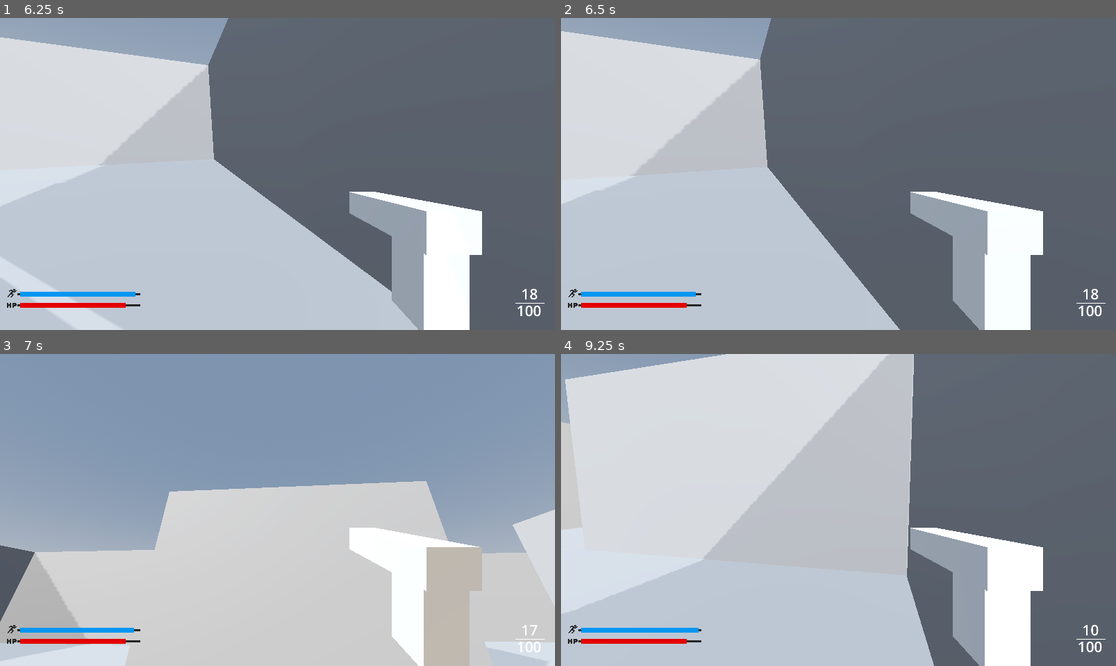
Above: before the commit, frames 1-4 (two rows, left to right).
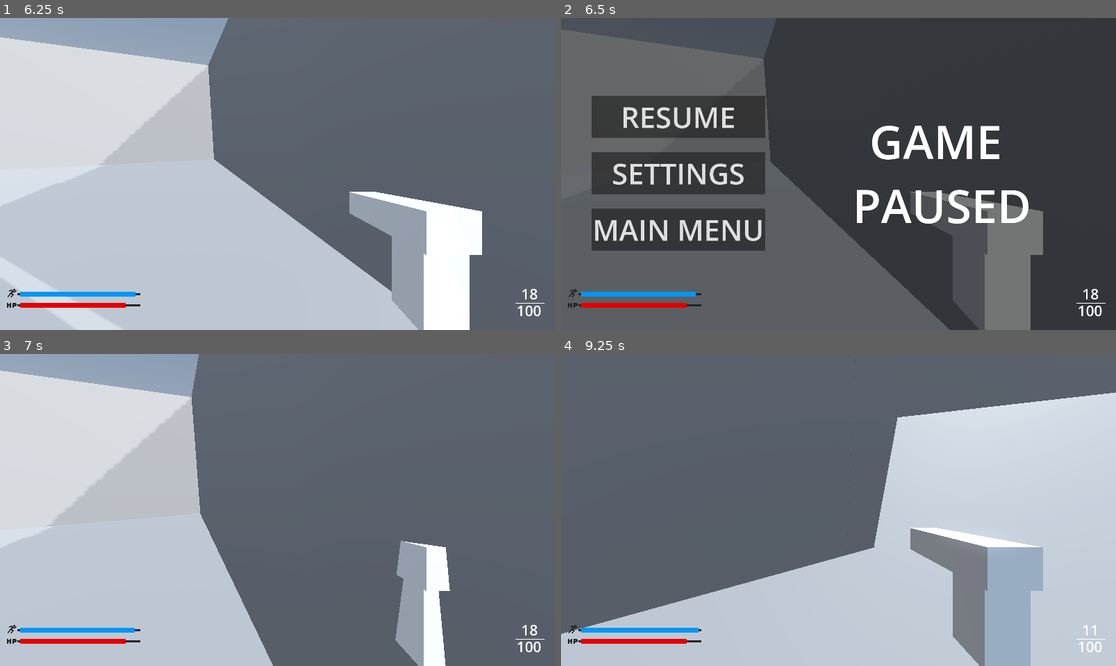
Above: after the commit, the same moments.

Repository: boltnzl/project-override
Game: Godot game, scene res://scenes/mainmenu.tscn
The game is run twice, just before and just after one commit, with the same random seed, the same clock (stepped at 60 frames per second) and the same inputs. Before the commit the project starts from res://scenes/main_menu.tscn.
Inputs (mouse positions are in pixels of both pictures, inside the frame that each line leads up to):
- Up to frame 1 (6.25 s): click "SETTINGS" at 0.5 s; click "PLAY" at 1.25 s; click "1" at 2 s; move the mouse to (305, 174) at 2.77 s; hold Shift (sprint) 2.78-3.53 s; hold W (up) from 2.78 s (still down); tap Space (jump) at 3.02, 3.05, 3.32, 3.6, 3.77, 4.07, 4.55, 5.27, 5.57, 6.02, 6.05 s; move the mouse to (249, 174) at 3.52 s; tap Shift (sprint) at 3.8, 5.1 s; move the mouse to (288, 167) at 4.27 s; press the mouse at (288, 167) at 4.28 s; move the mouse to (271, 180) at 5.02 s; release the mouse at (271, 180) at 5.03 s; move the mouse to (316, 177) at 5.77 s; hold Shift (sprint) from 5.78 s (still down)
- Up to frame 2 (6.5 s): keep holding W (up); keep holding Shift (sprint); tap Space (jump) at 6.32 s; tap Escape (escape, bound only after the commit) at 6.4 s
- Up to frame 3 (7 s): release W (up) at 6.5 s; release Shift (sprint) at 6.5 s; click (116, 453) at 6.5 s, where only the run after the commit has a clickable "RESUME"
- Up to frame 4 (9.25 s): move the mouse to (794, 506) at 7.27 s; hold W (up) 7.28-8.78 s; tap Space (jump) at 7.35, 7.52, 7.82, 8.3, 9.02 s; tap Shift (sprint) at 7.55, 8.85 s; move the mouse to (844, 510) at 8.02 s; press the mouse at (844, 510) at 8.03 s; move the mouse to (816, 503) at 8.77 s; release the mouse at (816, 503) at 8.78 s; hold D (right) from 8.78 s (still down)

Frame 1 is identical in both runs. In frame 2, 95% of the frame differs, in the area x 0-100%, y 0-100%; in frame 3, 83%; in frame 4, 76%.

Commit message:
pause menu finished

Diff:
--- a/project.godot
+++ b/project.godot
@@ -62,6 +62,11 @@
 "events": [Object(InputEventKey,"resource_local_to_scene":false,"resource_name":"","device":-1,"window_id":0,"alt_press …(192 unchanged characters)…
 ]
 }
+escape={
+"deadzone": 0.2,
+"events": [Object(InputEventKey,"resource_local_to_scene":false,"resource_name":"","device":-1,"window_id":0,"alt_pressed":false,"shift_pressed":false,"ctrl_pressed":false,"meta_pressed":false,"pressed":false,"keycode":0,"physical_keycode":4194305,"key_label":0,"unicode":0,"location":0,"echo":false,"script":null)
+]
+}
 
 [rendering]
 
--- a/scenes/main_menu.gd
+++ b/scenes/mainmenu.gd
@@ -1,11 +1,14 @@
 extends Control
+
 
 func _ready() -> void:
 	$HBoxContainer/VBoxContainer/Play.pressed.connect(_on_play_pressed)
 	$HBoxContainer/VBoxContainer/Quit.pressed.connect(_on_quit_pressed)
 
+
 func _on_play_pressed() -> void:
 	get_tree().change_scene_to_file("res://scenes/level_selector.tscn")
 
+
 func _on_quit_pressed() -> void:
 	get_tree().quit()
--- a/scenes/main_menu.tscn
+++ b/scenes/mainmenu.tscn
@@ -1,7 +1,7 @@
 [gd_scene load_steps=3 format=3 uid="uid://cn6rt7044je0n"]
 
-[ext_resource type="Script" uid="uid://cfntqpl2vwpqg" path="res://scenes/main_menu.gd" id="1_ekxnf"]
-[ext_resource type="Texture2D" uid="uid://bsp554yr0t1v" path="res://art/447f8510-c7bf-4e8f-93dd-60cc3d9dcdcc.png" id="1_l6cm7"]
+[ext_resource type="Script" uid="uid://cfntqpl2vwpqg" path="res://scenes/mainmenu.gd" id="1_natt5"]
+[ext_resource type="Texture2D" uid="uid://bsp554yr0t1v" path="res://art/447f8510-c7bf-4e8f-93dd-60cc3d9dcdcc.png" id="2_r3g3c"]
 
 [node name="MainMenu" type="Control"]
 layout_mode = 3
@@ -10,15 +10,16 @@
 anchor_bottom = 1.0
 grow_horizontal = 2
 grow_vertical = 2
-script = ExtResource("1_ekxnf")
+script = ExtResource("1_natt5")
 
 [node name="TextureRect" type="TextureRect" parent="."]
 layout_mode = 0
 offset_left = -2.0
 offset_right = 1918.0
 offset_bottom = 1080.0
-texture = ExtResource("1_l6cm7")
+texture = ExtResource("2_r3g3c")
 expand_mode = 1
+metadata/_edit_use_anchors_ = true
 
 [node name="HBoxContainer" type="HBoxContainer" parent="."]
 layout_mode = 0
--- /dev/null
+++ b/scenes/pausemenu.gd
@@ -0,0 +1,42 @@
+extends Control
+
+
+@onready var resume_button = $Panel/VBoxContainer/Resume
+@onready var settings_button = $Panel/VBoxContainer/Settings
+@onready var main_menu_button = $"Panel/VBoxContainer/Main Menu"
+
+
+func _ready():
+	visible = false
+	resume_button.pressed.connect(_on_resume_pressed)
+	settings_button.pressed.connect(_on_settings_pressed)
+	main_menu_button.pressed.connect(_on_main_menu_pressed)
+
+
+func _on_resume_pressed():
+	toggle_pause()
+
+
+func _on_settings_pressed():
+	get_tree().change_scene_to_file("res://scenes/settings.tscn")
+
+
+func _on_main_menu_pressed():
+	get_tree().paused = false
+	get_tree().change_scene_to_file("res://scenes/mainmenu.tscn")
+
+
+func toggle_pause():
+	if visible:
+		get_tree().paused = false
+		visible = false
+		Input.set_mouse_mode(Input.MOUSE_MODE_CAPTURED)
+	else:
+		get_tree().paused = true
+		visible = true
+		Input.set_mouse_mode(Input.MOUSE_MODE_VISIBLE)
+
+
+func _input(event):
+	if event.is_action_pressed("escape"):
+		toggle_pause()
--- a/scenes/pausemenu.tscn
+++ b/scenes/pausemenu.tscn
@@ -1,9 +1,60 @@
-[gd_scene format=3 uid="uid://bppqp3g7v0p0j"]
+[gd_scene load_steps=3 format=3 uid="uid://bppqp3g7v0p0j"]
+
+[ext_resource type="Script" uid="uid://bylope0nikrxr" path="res://scenes/pausemenu.gd" id="1_3otxd"]
+
+[sub_resource type="LabelSettings" id="LabelSettings_3otxd"]
+font_size = 160
 
 [node name="pausemenu" type="Control"]
+process_mode = 3
 layout_mode = 3
 anchors_preset = 15
 anchor_right = 1.0
 anchor_bottom = 1.0
 grow_horizontal = 2
 grow_vertical = 2
+script = ExtResource("1_3otxd")
+
+[node name="Panel" type="Panel" parent="."]
+process_mode = 3
+layout_mode = 0
+offset_right = 1920.0
+offset_bottom = 1080.0
+
+[node name="VBoxContainer" type="VBoxContainer" parent="Panel"]
+process_mode = 3
+offset_left = 105.0
+offset_top = 270.0
+offset_right = 707.0
+offset_bottom = 805.0
+theme_override_constants/separation = 50
+
+[node name="Resume" type="Button" parent="Panel/VBoxContainer"]
+process_mode = 3
+layout_mode = 2
+theme_override_font_sizes/font_size = 100
+text = "RESUME"
+
+[node name="Settings" type="Button" parent="Panel/VBoxContainer"]
+process_mode = 3
+layout_mode = 2
+theme_override_font_sizes/font_size = 100
+text = "SETTINGS"
+
+[node name="Main Menu" type="Button" parent="Panel/VBoxContainer"]
+process_mode = 3
+layout_mode = 2
+theme_override_font_sizes/font_size = 100
+text = "MAIN MENU"
+
+[node name="Label" type="Label" parent="Panel"]
+process_mode = 3
+layout_mode = 0
+offset_left = 1009.0
+offset_top = 316.0
+offset_right = 1627.0
+offset_bottom = 757.0
+text = "GAME
+PAUSED"
+label_settings = SubResource("LabelSettings_3otxd")
+horizontal_alignment = 1
--- a/scenes/player.tscn
+++ b/scenes/player.tscn
@@ -1,7 +1,8 @@
-[gd_scene load_steps=8 format=3 uid="uid://dqof0v4sx7egd"]
+[gd_scene load_steps=9 format=3 uid="uid://dqof0v4sx7egd"]
 
 [ext_resource type="Script" uid="uid://cu4xfx7evjvhq" path="res://scripts/Player.gd" id="1_g2els"]
 [ext_resource type="PackedScene" uid="uid://ceqyga5x7ar70" path="res://scenes/Pistol.tscn" id="2_qhqgy"]
+[ext_resource type="PackedScene" uid="uid://bppqp3g7v0p0j" path="res://scenes/pausemenu.tscn" id="2_qlg0r"]
 [ext_resource type="PackedScene" uid="uid://cgv35obebjrik" path="res://scenes/healthstamina.tscn" id="3_qhqgy"]
 [ext_resource type="PackedScene" uid="uid://758s2fow43j3" path="res://scenes/ammo_counter.tscn" id="4_dqkch"]
 
@@ -14,6 +15,8 @@
 [node name="Player" type="CharacterBody3D" groups=["player"]]
 transform = Transform3D(4, 0, 0, 0, 4, 0, 0, 0, 4, 0, 4.04403, 0)
 script = ExtResource("1_g2els")
+
+[node name="pausemenu" parent="." instance=ExtResource("2_qlg0r")]
 
 [node name="MeshInstance3D" type="MeshInstance3D" parent="."]
 mesh = SubResource("CapsuleMesh_dqkch")
--- a/scenes/settings.tscn
+++ b/scenes/settings.tscn
@@ -1,3 +1,30 @@
-[gd_scene format=3 uid="uid://c0dldxai32spa"]
+[gd_scene load_steps=3 format=3 uid="uid://c0dldxai32spa"]
 
-[node name="Settings" type="Node2D"]
+[ext_resource type="Texture2D" uid="uid://bsp554yr0t1v" path="res://art/447f8510-c7bf-4e8f-93dd-60cc3d9dcdcc.png" id="1_5p8wc"]
+
+[sub_resource type="LabelSettings" id="LabelSettings_r6d6q"]
+font_size = 100
+
+[node name="Settings" type="Control"]
+layout_mode = 3
+anchors_preset = 15
+anchor_right = 1.0
+anchor_bottom = 1.0
+grow_horizontal = 2
+grow_vertical = 2
+
+[node name="TextureRect" type="TextureRect" parent="."]
+offset_left = -1.0
+offset_right = 1919.0
+offset_bottom = 1080.0
+texture = ExtResource("1_5p8wc")
+expand_mode = 1
+
+[node name="Label" type="Label" parent="."]
+layout_mode = 0
+offset_left = 134.0
+offset_top = 76.0
+offset_right = 364.0
+offset_bottom = 145.0
+text = "SETTINGS"
+label_settings = SubResource("LabelSettings_r6d6q")
--- a/scripts/Player.gd
+++ b/scripts/Player.gd
@@ -2,21 +2,20 @@
 
 class_name Player
 
-const SHAKE_FREQUENCY = 1.5
-const SHAKE_AMPLITUDE = 0.06
-var SFOV = 0.0
+const shake_frequency = 1.5
+const shake_amplitude = 0.06
+var sfov = 0.0
 var speed
-const WALK_SPEED = 10.0
-const SPRINT_SPEED = 20.0
-const JUMP_VELOCITY = 10.0
-const SENSITIVITY = 0.003
+const walk_speed = 10.0
+const sprint_speed = 20.0
+const jump_velocity = 10.0
+const sensitivity = 0.003
 var gravity = 20
-const FOV = 90.0
-const FOV_MULTI = 1.25
+const fov = 90.0
+const fov_multi = 1.25
 
 var bullet = load("res://scenes/bullet.tscn")
 var instance
-
 @onready var pivot: Node3D = $Pivot
 @onready var camera: Camera3D = $Pivot/Camera3D
 @onready var stamina : ProgressBar = $"Health_Stamina/Stamina Bar"
@@ -37,15 +36,18 @@
 @export var knockbackdur = 0.2
 
 
+@onready var pause_menu = $pausemenu
+
+
 func _ready():
 	Input.set_mouse_mode(Input.MOUSE_MODE_CAPTURED)
-	speed = WALK_SPEED
+	speed = walk_speed
 
 
 func _unhandled_input(event: InputEvent) -> void:
 	if event is InputEventMouseMotion:
-		pivot.rotate_y(-event.relative.x * SENSITIVITY)
-		camera.rotate_x(-event.relative.y * SENSITIVITY)
+		pivot.rotate_y(-event.relative.x * sensitivity)
+		camera.rotate_x(-event.relative.y * sensitivity)
 		camera.rotation.x = clamp(camera.rotation.x, deg_to_rad(-90), deg_to_rad(90))
 
 
@@ -56,19 +58,17 @@
 	else:
 		if not is_on_floor():
 			velocity.y -= gravity * delta
-
-
 	if Input.is_action_pressed("sprint"):
 		if stamina.value > 0:
-			speed = SPRINT_SPEED
+			speed = sprint_speed
 		else:
-			speed = WALK_SPEED
+			speed = walk_speed
 	else:
-		speed = WALK_SPEED
+		speed = walk_speed
 
 
 	if Input.is_action_just_pressed("jump") and is_on_floor():
-		velocity.y = JUMP_VELOCITY
+		velocity.y = jump_velocity
 
 	if Input.is_action_just_pressed("reload"):
 		_reload()
@@ -88,8 +88,8 @@
 		velocity.z = lerp(velocity.z, direction.z * speed, delta * 3.0)
 
 
-	SFOV += delta * velocity.length() * float(is_on_floor())
-	camera.transform.origin = _headbob(SFOV)
+	sfov += delta * velocity.length() * float(is_on_floor())
+	camera.transform.origin = _headbob(sfov)
 
 	if Input.is_action_pressed("shoot"):
 		_shoot()
@@ -99,8 +99,8 @@
 
 func _headbob(time) -> Vector3:
 	var pos = Vector3.ZERO
-	pos.y = sin(time * SHAKE_FREQUENCY)* SHAKE_AMPLITUDE
-	pos.x = cos(time * SHAKE_FREQUENCY/2) * SHAKE_AMPLITUDE
+	pos.y = sin(time * shake_frequency)* shake_amplitude
+	pos.x = cos(time * shake_frequency/2) * shake_amplitude
 	return pos
 
 
Renamed: scenes/main_menu.gd.uid -> scenes/mainmenu.gd.uid
Not shown, added: scenes/pausemenu.gd.uid
